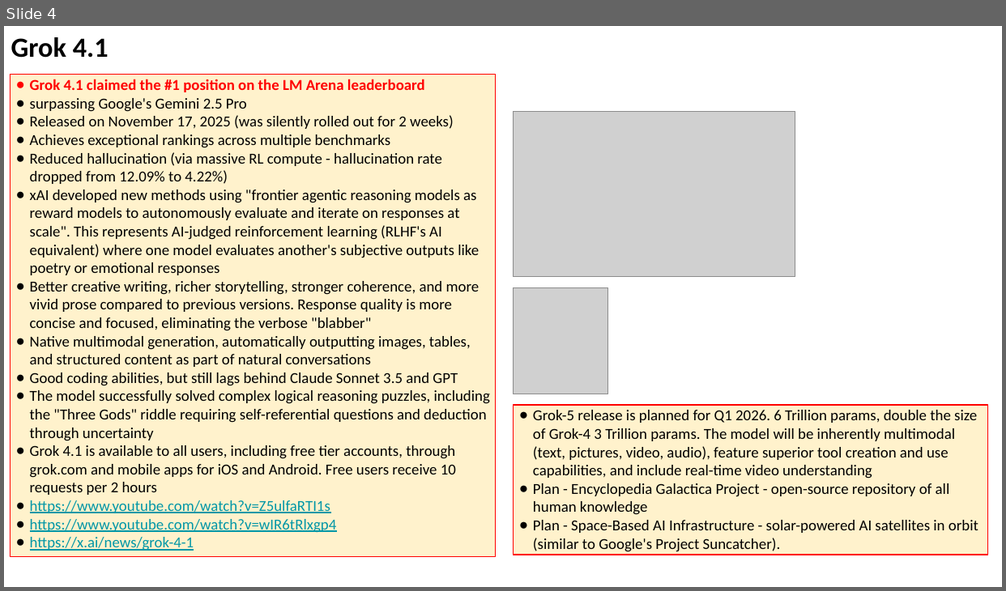
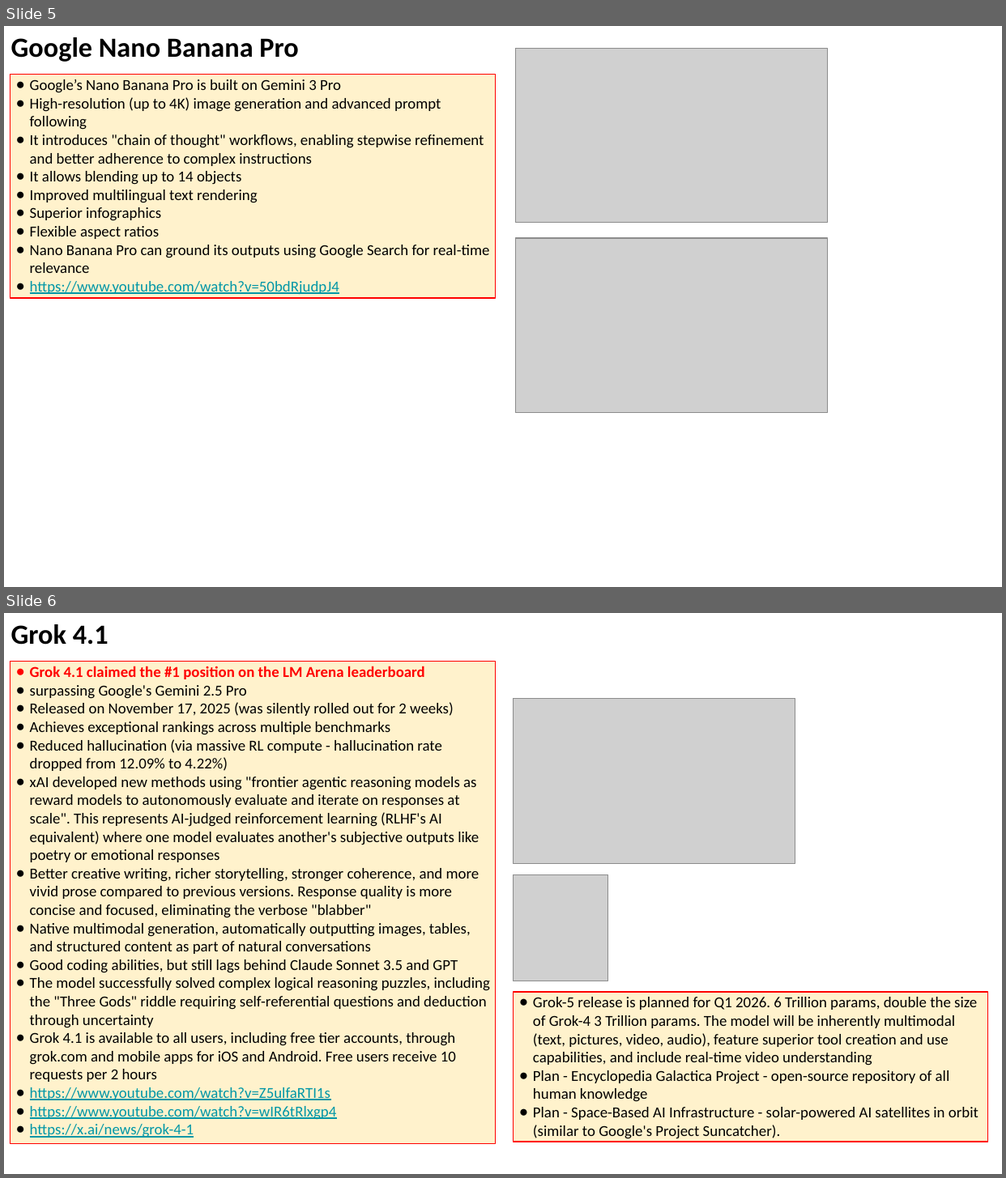
Before and after one commit to lselector/seminar, a slide deck: 2025/2025-11-21-AI-Updates.pptx. Shown one above the other, each under a label of ours: slide 4 before the commit, slides 5 and 6 after it. The pictures are 1006x591 and 1006x1178 pixels, drawn with LibreOffice and Linux fonts; fonts in the diff are those of the drawing; grey boxes stand for pictures. Boxes give left, top, right and bottom in pixels: in the first picture for what was removed or moved away, otherwise in the second. Text is boxed around its words. In the diff, an @@ line names an element or a change of style, - is before the commit and + after.

```diff
--- a/2025/2025-11-21-AI-Updates.pptx
+++ b/2025/2025-11-21-AI-Updates.pptx
@@ slide 5 added at [4, 26, 1002, 587], background #FFFFFF @@
@@ text added at [11, 37, 298, 62], 20 pt, text #000000, bold @@
+Google Nano Banana Pro
@@ picture added at [516, 48, 827, 223] @@
@@ rectangle added at [10, 74, 495, 297], fill #FFF2CC, outline #FF0000 0.75 pt, 11 pt, text #000000 @@
+● Google’s Nano Banana Pro is built on Gemini 3 Pro
+● High-resolution (up to 4K) image generation and advanced prompt following
+● It introduces "chain of thought" workflows, enabling stepwise refinement and better adherence to complex instructions
+● It allows blending up to 14 objects
+● Improved multilingual text rendering
+● Superior infographics
+● Flexible aspect ratios
+● Nano Banana Pro can ground its outputs using Google Search for real-time relevance
+● https://www.youtube.com/watch?v=50bdRjudpJ4
@@ picture added at [516, 238, 827, 413] @@
@@ what was slide 4 is now slide 6 @@
```
Also in this commit, not shown: 7 slides changed, 7 other slides added.
